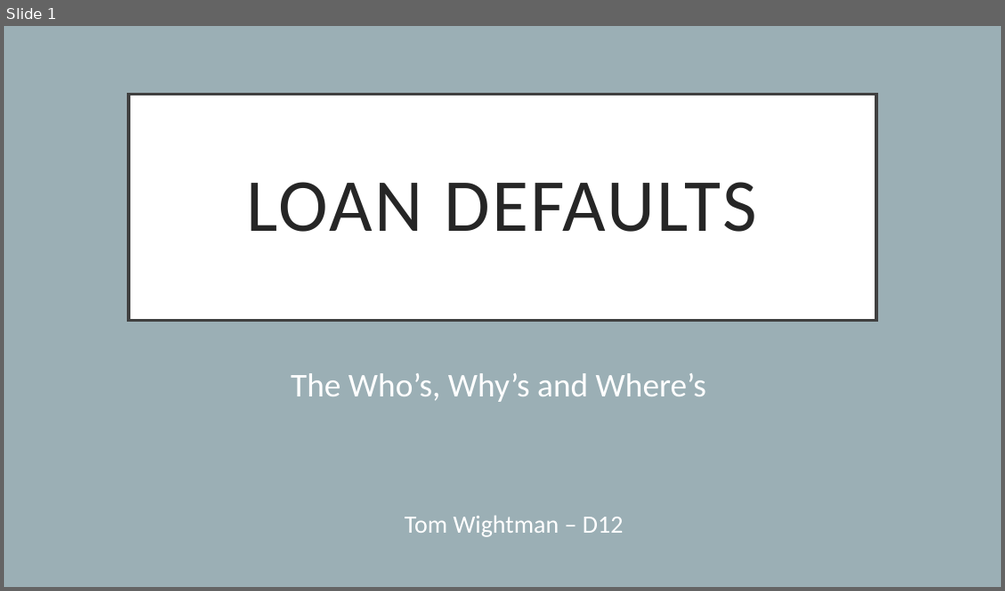
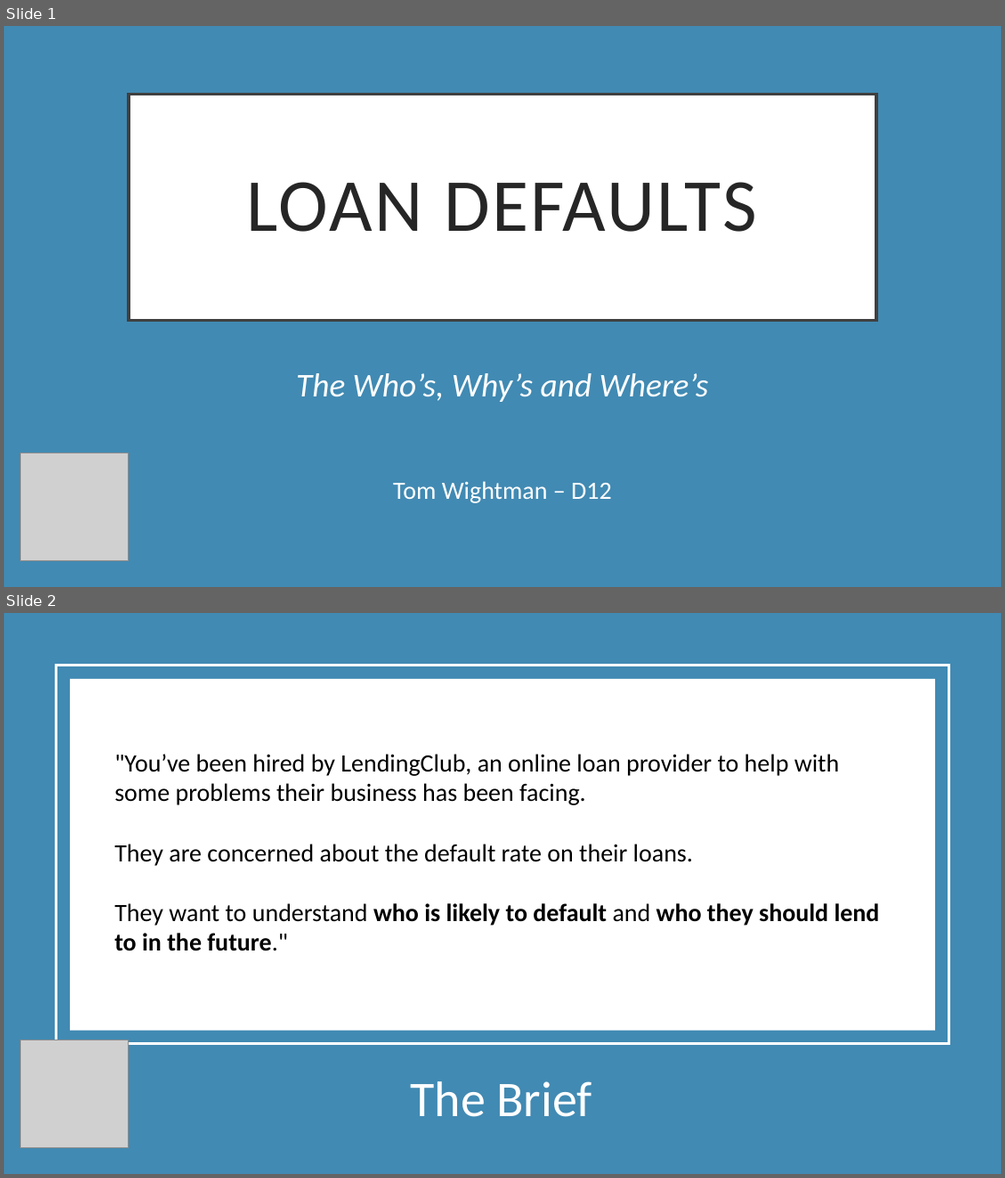
Before and after one commit to TomW49/final_proj_cc, a slide deck: documentation/loan_defaults_presentation.pptx. Shown one above the other, each under a label of ours: slide 1 before the commit, slides 1 and 2 after it. The pictures are 1005x591 and 1005x1178 pixels, drawn with LibreOffice and Linux fonts; fonts in the diff are those of the drawing; grey boxes stand for pictures. Boxes give left, top, right and bottom in pixels: in the first picture for what was removed or moved away, otherwise in the second. Text is boxed around its words. In the diff, an @@ line names an element or a change of style, - is before the commit and + after.

```diff
--- a/documentation/loan_defaults_presentation.pptx
+++ b/documentation/loan_defaults_presentation.pptx
@@ slide 2 added at (4,613,1001,1174), background #418AB3 @@
@@ rectangle added at (57,666,948,1044), outline #FFFFFF 2.5 pt @@
@@ rectangle added at (70,679,935,1030), fill #FFFFFF @@
@@ text added at (114,754,880,951), 24 pt, text #000000 @@
+"You’ve been hired by LendingClub, an online loan provider to help with some problems their business has been facing.
+They are concerned about the default rate on their loans.
+They want to understand who is likely to default and who they should lend to in the future."
@@ picture added at (20,1040,128,1148) @@
@@ subtitle added at (410,1081,592,1117), 48 pt, text #FFFFFF @@
+The Brief
@@ slide 1 changed as well @@
@@ background #9BAFB5 to #418AB3 @@
@@ subtitle "The Who’s, Why’s and Where’s" at (296,373,709,402): italic on @@
@@ picture added at (20,453,128,561) @@
@@ text "Tom Wightman – D12": place and size @@
-text "Tom Wightman – D12" at (404,515,623,537)
+text "Tom Wightman – D12" at (393,481,612,503)
```
Also in this commit, not shown: 10 other slides added, 2 slides removed.
